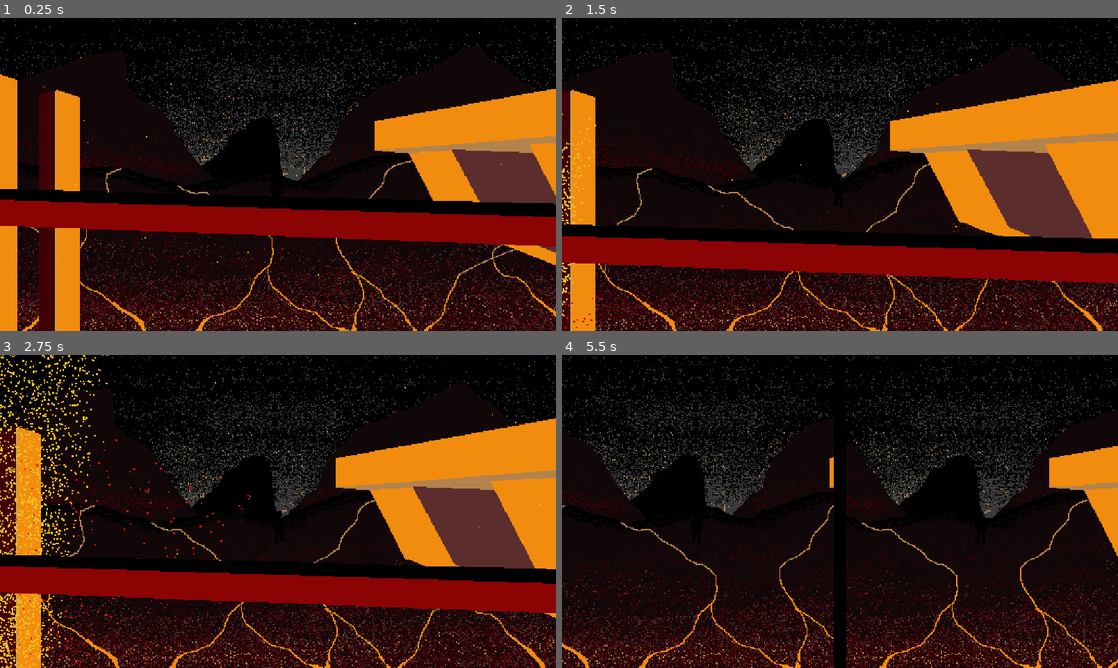
Above: before the commit, frames 1-4 (two rows, left to right).
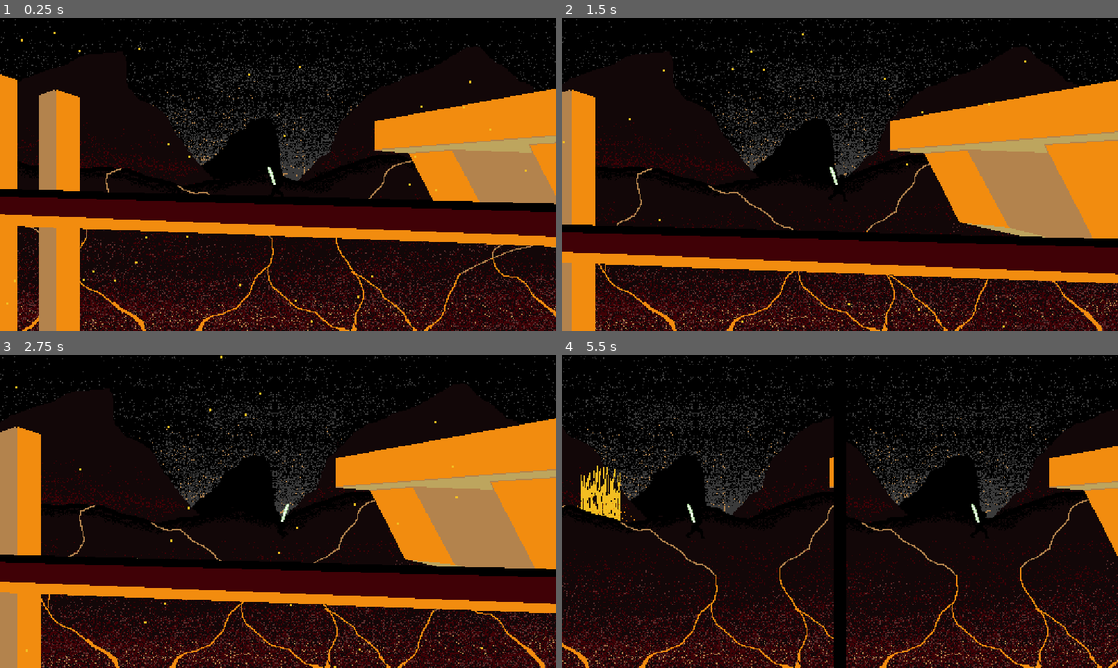
Above: after the commit, the same moments.

Repository: HaywardMorihara/EpicStarWarsFight
Game: Godot game, scene res://src/Main/Game.tscn
Two runs of this game, one before a commit and one after it. Both use one fixed random seed, a clock stepped at 60 frames per second and the inputs below.
Inputs:
- Up to frame 1 (0.25 s): no input
- Up to frame 2 (1.5 s): hold Right (move_right) from 0.53 s (still down); tap Z (shoot) at 0.6 s; tap Up (jump) at 0.77, 0.8, 1.07, 1.35 s
- Up to frame 3 (2.75 s): tap Up (jump) at 1.52, 1.82, 2.3 s; tap Z (shoot) at 1.55, 2.1 s; release Right (move_right) at 2.03 s; hold Left (move_left) from 2.03 s (still down)
- Up to frame 4 (5.5 s): release Left (move_left) at 2.78 s; hold Right (move_right) 2.78-4.28 s; tap Tab (splitscreen) at 2.85 s; tap Up (jump) at 3.02, 3.32, 3.77, 3.8, 4.07, 4.35, 4.52, 4.82, 5.3 s; tap Z (shoot) at 3.05, 3.6, 4.55, 5.1 s; hold Left (move_left) 4.28-5.03 s; hold Right (move_right) from 5.03 s (still down)

The runs differ from the first frame. In frame 1, 16% of the frame differs, in the area x 0-100%, y 1-100%; in frame 2, 17%; in frame 3, 19%, in the area x 0-100%, y 0-100%; in frame 4, 1.0%.
Error in both runs: Attempt to call function 'connect' in base 'null instance' on a null instance. (res://src/UserInterface/CoinsCounter.gd:20)

Commit message:
Alright...I think I'm done with the particles

Diff:
--- a/project.godot
+++ b/project.godot
@@ -114,6 +114,7 @@
 "events": [ Object(InputEventKey,"resource_local_to_scene":false,"resource_name":"","device":0,"alt":false,"shift":false,"control":false,"meta":false,"command":false,"pressed":false,"scancode":16777232,"physical_scancode":0,"unicode":0,"echo":false,"script":null)
 , Object(InputEventJoypadButton,"resource_local_to_scene":false,"resource_name":"","device":0,"button_index":0,"pressure":0.0,"pressed":false,"script":null)
 , Object(InputEventKey,"resource_local_to_scene":false,"resource_name":"","device":0,"alt":false,"shift":false,"control":false,"meta":false,"command":false,"pressed":false,"scancode":87,"physical_scancode":0,"unicode":0,"echo":false,"script":null)
+, Object(InputEventKey,"resource_local_to_scene":false,"resource_name":"","device":0,"alt":false,"shift":false,"control":false,"meta":false,"command":false,"pressed":false,"scancode":32,"physical_scancode":0,"unicode":0,"echo":false,"script":null)
  ]
 }
 move_left={
@@ -134,8 +135,7 @@
 }
 shoot={
 "deadzone": 0.5,
-"events": [ Object(InputEventKey,"resource_local_to_scene":false,"resource_name":"","device":0,"alt":false,"shift":false,"control":false,"meta":false,"command":false,"pressed":false,"scancode":32,"physical_scancode":0,"unicode":0,"echo":false,"script":null)
-, Object(InputEventJoypadButton,"resource_local_to_scene":false,"resource_name":"","device":0,"button_index":2,"pressure":0.0,"pressed":false,"script":null)
+"events": [ Object(InputEventJoypadButton,"resource_local_to_scene":false,"resource_name":"","device":0,"button_index":2,"pressure":0.0,"pressed":false,"script":null)
 , Object(InputEventKey,"resource_local_to_scene":false,"resource_name":"","device":0,"alt":false,"shift":false,"control":false,"meta":false,"command":false,"pressed":false,"scancode":90,"physical_scancode":0,"unicode":0,"echo":false,"script":null)
 , Object(InputEventMouseButton,"resource_local_to_scene":false,"resource_name":"","device":0,"alt":false,"shift":false, …(202 unchanged characters)…
 , Object(InputEventKey,"resource_local_to_scene":false,"resource_name":"","device":0,"alt":false,"shift":false,"control":false,"meta":false,"command":false,"pressed":false,"scancode":16777350,"physical_scancode":0,"unicode":0,"echo":false,"script":null)
@@ -176,7 +176,6 @@
 shoot_p1={
 "deadzone": 0.5,
 "events": [ Object(InputEventKey,"resource_local_to_scene":false,"resource_name":"","device":0,"alt":false,"shift":false,"control":false,"meta":false,"command":false,"pressed":false,"scancode":90,"physical_scancode":0,"unicode":0,"echo":false,"script":null)
-, Object(InputEventKey,"resource_local_to_scene":false,"resource_name":"","device":0,"alt":false,"shift":false,"control":false,"meta":false,"command":false,"pressed":false,"scancode":32,"physical_scancode":0,"unicode":0,"echo":false,"script":null)
 , Object(InputEventJoypadButton,"resource_local_to_scene":false,"resource_name":"","device":0,"button_index":2,"pressure":0.0,"pressed":false,"script":null)
  ]
 }
@@ -184,6 +183,7 @@
 "deadzone": 0.5,
 "events": [ Object(InputEventKey,"resource_local_to_scene":false,"resource_name":"","device":0,"alt":false,"shift":false,"control":false,"meta":false,"command":false,"pressed":false,"scancode":16777232,"physical_scancode":0,"unicode":0,"echo":false,"script":null)
 , Object(InputEventJoypadButton,"resource_local_to_scene":false,"resource_name":"","device":1,"button_index":0,"pressure":0.0,"pressed":false,"script":null)
+, Object(InputEventKey,"resource_local_to_scene":false,"resource_name":"","device":0,"alt":false,"shift":false,"control":false,"meta":false,"command":false,"pressed":false,"scancode":32,"physical_scancode":0,"unicode":0,"echo":false,"script":null)
  ]
 }
 move_left_p2={
--- a/src/Actors/Player.gd
+++ b/src/Actors/Player.gd
@@ -53,7 +53,7 @@
 func _physics_process(_delta):
 	# Play jump sound
 	if Input.is_action_just_pressed("jump" + action_suffix) and is_on_floor():
-		sound_jump.play()
+		$SwingSoundManager.play()
 
 	var direction = get_direction()
 
--- a/src/Actors/Player.tscn
+++ b/src/Actors/Player.tscn
@@ -1,14 +1,31 @@
-[gd_scene load_steps=21 format=2]
+[gd_scene load_steps=24 format=2]
 
 [ext_resource path="res://src/Actors/Player.gd" type="Script" id=1]
 [ext_resource path="res://assets/art/player/jedi.png" type="Texture" id=2]
 [ext_resource path="res://assets/audio/sfx/jump.wav" type="AudioStream" id=3]
-[ext_resource path="res://assets/audio/sfx/shoot.wav" type="AudioStream" id=4]
+[ext_resource path="res://assets/audio/sfx/Swing01.wav" type="AudioStream" id=4]
 [ext_resource path="res://assets/art/ui/touch_button_left.png" type="Texture" id=5]
 [ext_resource path="res://assets/art/ui/touch_button_right.png" type="Texture" id=6]
 [ext_resource path="res://assets/art/ui/touch_button_jump.png" type="Texture" id=7]
 [ext_resource path="res://assets/art/ui/touch_button_fire.png" type="Texture" id=8]
 [ext_resource path="res://src/Actors/Gun.gd" type="Script" id=9]
+[ext_resource path="res://assets/audio/sfx/Swing02.wav" type="AudioStream" id=10]
+[ext_resource path="res://src/Actors/SwingSoundManager.gd" type="Script" id=11]
+
+[sub_resource type="Animation" id=12]
+length = 0.001
+tracks/0/type = "value"
+tracks/0/path = NodePath("Sprite:frame")
+tracks/0/interp = 1
+tracks/0/loop_wrap = true
+tracks/0/imported = false
+tracks/0/enabled = true
+tracks/0/keys = {
+"times": PoolRealArray( 0 ),
+"transitions": PoolRealArray( 1 ),
+"update": 0,
+"values": [ 2 ]
+}
 
 [sub_resource type="Animation" id=1]
 resource_name = "crouch"
@@ -65,20 +82,20 @@
 }
 
 [sub_resource type="Animation" id=4]
-length = 7.0
-loop = true
-step = 0.25
-tracks/0/type = "value"
-tracks/0/path = NodePath("Sprite:frame")
-tracks/0/interp = 1
-tracks/0/loop_wrap = true
-tracks/0/imported = false
-tracks/0/enabled = true
-tracks/0/keys = {
-"times": PoolRealArray( 0, 1.25, 1.5, 2, 4.5, 4.75, 5, 5.25 ),
-"transitions": PoolRealArray( 1, 1, 1, 1, 1, 1, 1, 1 ),
-"update": 1,
-"values": [ 16, 17, 18, 16, 19, 20, 19, 16 ]
+length = 2.0
+loop = true
+step = 0.25
+tracks/0/type = "value"
+tracks/0/path = NodePath("Sprite:frame")
+tracks/0/interp = 1
+tracks/0/loop_wrap = true
+tracks/0/imported = false
+tracks/0/enabled = true
+tracks/0/keys = {
+"times": PoolRealArray( 0, 1, 4.5, 4.75, 5, 5.25 ),
+"transitions": PoolRealArray( 1, 1, 1, 1, 1, 1 ),
+"update": 1,
+"values": [ 0, 1, 19, 20, 19, 16 ]
 }
 
 [sub_resource type="Animation" id=5]
@@ -133,20 +150,20 @@
 }
 
 [sub_resource type="Animation" id=8]
-length = 1.25
-loop = true
-step = 0.25
-tracks/0/type = "value"
-tracks/0/path = NodePath("Sprite:frame")
-tracks/0/interp = 1
-tracks/0/loop_wrap = true
-tracks/0/imported = false
-tracks/0/enabled = true
-tracks/0/keys = {
-"times": PoolRealArray( 0, 0.25, 0.5, 0.75, 1, 1.25 ),
-"transitions": PoolRealArray( 1, 1, 1, 1, 1, 1 ),
-"update": 1,
-"values": [ 0, 1, 2, 3, 4, 0 ]
+length = 1.75
+loop = true
+step = 0.25
+tracks/0/type = "value"
+tracks/0/path = NodePath("Sprite:frame")
+tracks/0/interp = 1
+tracks/0/loop_wrap = true
+tracks/0/imported = false
+tracks/0/enabled = true
+tracks/0/keys = {
+"times": PoolRealArray( 0, 0.25, 0.5, 0.75, 1, 1.25, 1.5 ),
+"transitions": PoolRealArray( 1, 1, 1, 1, 1, 1, 1 ),
+"update": 1,
+"values": [ 2, 3, 4, 5, 6, 7, 8 ]
 }
 
 [sub_resource type="Animation" id=9]
@@ -189,6 +206,15 @@
 [node name="Player" type="KinematicBody2D"]
 collision_mask = 30
 script = ExtResource( 1 )
+
+[node name="SwingSoundManager" type="Node2D" parent="."]
+script = ExtResource( 11 )
+
+[node name="Swing01" type="AudioStreamPlayer2D" parent="SwingSoundManager"]
+stream = ExtResource( 4 )
+
+[node name="Swing02" type="AudioStreamPlayer2D" parent="SwingSoundManager"]
+stream = ExtResource( 10 )
 
 [node name="ShootAnimation" type="Timer" parent="."]
 process_mode = 0
@@ -203,6 +229,8 @@
 [node name="Sprite" type="Sprite" parent="."]
 position = Vector2( 0, -14 )
 texture = ExtResource( 2 )
+hframes = 9
+frame = 2
 
 [node name="Gun" type="Position2D" parent="Sprite"]
 position = Vector2( 14, 1 )
@@ -219,6 +247,7 @@
 
 [node name="AnimationPlayer" type="AnimationPlayer" parent="."]
 playback_speed = 2.6
+anims/RESET = SubResource( 12 )
 anims/crouch = SubResource( 1 )
 anims/falling = SubResource( 2 )
 anims/falling_weapon = SubResource( 3 )
--- /dev/null
+++ b/src/Actors/SwingSoundManager.gd
@@ -0,0 +1,11 @@
+extends Node2D
+
+var last_played := 1
+
+func play():
+	if last_played == 2:
+		$Swing01.play()
+		last_played = 1
+	elif last_played == 1:
+		$Swing02.play()
+		last_played = 2
--- a/src/Level/LavaPlume.gd
+++ b/src/Level/LavaPlume.gd
@@ -2,5 +2,6 @@
 
 
 func restart():
-	$LavaPlumeHigh.restart()
-	$LavaPlumeLow.restart()
+	$LavaPlumeYellow.restart()
+	$LavaPlumeOrange.restart()
+	$LavaPlumeRed.restart()
--- a/src/Level/LavaPlume.tscn
+++ b/src/Level/LavaPlume.tscn
@@ -1,25 +1,39 @@
-[gd_scene load_steps=6 format=2]
+[gd_scene load_steps=8 format=2]
 
 [ext_resource path="res://assets/art/red_particle.png" type="Texture" id=1]
 [ext_resource path="res://assets/art/yellow_particle.png" type="Texture" id=2]
 [ext_resource path="res://src/Level/LavaPlume.gd" type="Script" id=3]
+[ext_resource path="res://assets/art/orange_particle.png" type="Texture" id=4]
 
 [sub_resource type="ParticlesMaterial" id=2]
 lifetime_randomness = 0.5
 emission_shape = 2
-emission_box_extents = Vector3( 10, 1, 1 )
+emission_box_extents = Vector3( 50, 1, 1 )
 flag_disable_z = true
 direction = Vector3( 0, 1, 0 )
-spread = 10.0
+spread = 1.0
 gravity = Vector3( 0, 98, 0 )
 initial_velocity = -400.0
 initial_velocity_random = 0.9
 orbit_velocity = 0.0
 orbit_velocity_random = 0.0
 
+[sub_resource type="ParticlesMaterial" id=4]
+lifetime_randomness = 0.5
+emission_shape = 2
+emission_box_extents = Vector3( 50, 1, 1 )
+flag_disable_z = true
+direction = Vector3( 0, 1, 0 )
+spread = 20.0
+gravity = Vector3( 0, 98, 0 )
+initial_velocity = -300.0
+initial_velocity_random = 0.9
+orbit_velocity = 0.0
+orbit_velocity_random = 0.0
+
 [sub_resource type="ParticlesMaterial" id=3]
 emission_shape = 2
-emission_box_extents = Vector3( 0, 1, 1 )
+emission_box_extents = Vector3( 20, 1, 1 )
 flag_disable_z = true
 direction = Vector3( 0, -1, 0 )
 spread = 30.0
@@ -33,23 +47,37 @@
 position = Vector2( 256, 350 )
 script = ExtResource( 3 )
 
-[node name="LavaPlumeHigh" type="Particles2D" parent="."]
+[node name="LavaPlumeYellow" type="Particles2D" parent="."]
 z_index = -1
 emitting = false
 amount = 10000
-lifetime = 5.0
+lifetime = 7.0
 one_shot = true
-explosiveness = 0.9
+explosiveness = 0.6
+visibility_rect = Rect2( -100, -300, 200, 200 )
 process_material = SubResource( 2 )
 texture = ExtResource( 2 )
 normal_map = ExtResource( 2 )
 
-[node name="LavaPlumeLow" type="Particles2D" parent="."]
+[node name="LavaPlumeOrange" type="Particles2D" parent="."]
+z_index = -1
+emitting = false
+amount = 10000
+lifetime = 7.0
+one_shot = true
+explosiveness = 0.75
+visibility_rect = Rect2( -100, -300, 200, 200 )
+process_material = SubResource( 4 )
+texture = ExtResource( 4 )
+normal_map = ExtResource( 2 )
+
+[node name="LavaPlumeRed" type="Particles2D" parent="."]
 z_index = -2
 emitting = false
 amount = 1000
 lifetime = 5.0
 one_shot = true
 explosiveness = 0.9
+visibility_rect = Rect2( -100, -300, 200, 200 )
 process_material = SubResource( 3 )
 texture = ExtResource( 1 )
--- a/src/Level/Level.tscn
+++ b/src/Level/Level.tscn
@@ -2,7 +2,7 @@
 
 [ext_resource path="res://assets/art/platforms/platform.png" type="Texture" id=1]
 [ext_resource path="res://assets/audio/music/duel_of_the_fates.ogg" type="AudioStream" id=2]
-[ext_resource path="res://assets/art/yellow_particle.png" type="Texture" id=3]
+[ext_resource path="res://assets/art/yellow_particle_small.png" type="Texture" id=3]
 [ext_resource path="res://src/Level/LavaPlume.tscn" type="PackedScene" id=4]
 [ext_resource path="res://src/Level/Level.gd" type="Script" id=5]
 [ext_resource path="res://src/Level/LavaPlumeManager.gd" type="Script" id=6]
@@ -11,7 +11,7 @@
 
 [sub_resource type="ParticlesMaterial" id=1]
 emission_shape = 2
-emission_box_extents = Vector3( 512, 1, 1 )
+emission_box_extents = Vector3( 1024, 1, 1 )
 flag_disable_z = true
 gravity = Vector3( 98, -98, 0 )
 orbit_velocity = 0.0
@@ -34,9 +34,10 @@
 [node name="Particles2D" type="Particles2D" parent="."]
 position = Vector2( 0, 320 )
 z_index = -1
-amount = 100
+amount = 200
 lifetime = 3.0
 preprocess = 3.0
+visibility_rect = Rect2( 0, -200, 200, 200 )
 process_material = SubResource( 1 )
 texture = ExtResource( 3 )
 
@@ -66,8 +67,10 @@
 script = ExtResource( 6 )
 
 [node name="LavaPlume1" parent="LavaPlumeManager" instance=ExtResource( 4 )]
+z_index = 2
 
 [node name="LavaPlume2" parent="LavaPlumeManager" instance=ExtResource( 4 )]
+z_index = 2
 
 [node name="LavaPlume3" parent="LavaPlumeManager" instance=ExtResource( 4 )]
 
@@ -75,7 +78,18 @@
 
 [node name="LavaPlume5" parent="LavaPlumeManager" instance=ExtResource( 4 )]
 
+[node name="LavaPlume6" parent="LavaPlumeManager" instance=ExtResource( 4 )]
+
+[node name="LavaPlume7" parent="LavaPlumeManager" instance=ExtResource( 4 )]
+
+[node name="LavaPlume8" parent="LavaPlumeManager" instance=ExtResource( 4 )]
+
+[node name="LavaPlume9" parent="LavaPlumeManager" instance=ExtResource( 4 )]
+
+[node name="LavaPlume10" parent="LavaPlumeManager" instance=ExtResource( 4 )]
+
 [node name="Timer" type="Timer" parent="LavaPlumeManager"]
+wait_time = 2.0
 autostart = true
 
 [connection signal="timeout" from="LavaPlumeManager/Timer" to="LavaPlumeManager" method="_on_Timer_timeout"]
--- /dev/null
+++ b/src/Level/ParallaxBackground.gd
@@ -0,0 +1,17 @@
+extends ParallaxBackground
+
+
+# Declare member variables here. Examples:
+# var a = 2
+# var b = "text"
+
+
+# Called when the node enters the scene tree for the first time.
+func _ready():
+	$LavaPlumeManager.limit_left = -2048
+	$LavaPlumeManager.limit_right = 1024
+
+
+# Called every frame. 'delta' is the elapsed time since the previous frame.
+#func _process(delta):
+#	pass
--- a/src/Level/ParallaxBackground.tscn
+++ b/src/Level/ParallaxBackground.tscn
@@ -1,21 +1,27 @@
-[gd_scene load_steps=8 format=2]
+[gd_scene load_steps=11 format=2]
 
 [ext_resource path="res://assets/art/background/mountains_front.png" type="Texture" id=1]
 [ext_resource path="res://assets/art/background/ridge.png" type="Texture" id=2]
 [ext_resource path="res://assets/art/background/mountains_back.png" type="Texture" id=3]
 [ext_resource path="res://assets/art/background/structures.png" type="Texture" id=4]
+[ext_resource path="res://src/Level/LavaPlume.tscn" type="PackedScene" id=5]
+[ext_resource path="res://src/Level/LavaPlumeManager.gd" type="Script" id=6]
 [ext_resource path="res://assets/art/background/gray_sky.png" type="Texture" id=7]
 [ext_resource path="res://assets/art/background/orange_sky.png" type="Texture" id=8]
 [ext_resource path="res://assets/art/background/black_sky.png" type="Texture" id=9]
+[ext_resource path="res://src/Level/ParallaxBackground.gd" type="Script" id=10]
 
 [node name="ParallaxBackground" type="ParallaxBackground"]
 scroll_base_scale = Vector2( 0.4, 0 )
+script = ExtResource( 10 )
 
 [node name="OrangeSky" type="Sprite" parent="."]
 position = Vector2( 256, 144 )
+z_index = -1
 texture = ExtResource( 8 )
 
 [node name="GraySky" type="ParallaxLayer" parent="."]
+z_index = -1
 motion_scale = Vector2( 0.01, 1 )
 
 [node name="Sprite" type="Sprite" parent="GraySky"]
@@ -23,6 +29,7 @@
 texture = ExtResource( 7 )
 
 [node name="BlackSky" type="ParallaxLayer" parent="."]
+z_index = -1
 motion_scale = Vector2( 0.01, 1 )
 
 [node name="Sprite" type="Sprite" parent="BlackSky"]
@@ -43,7 +50,39 @@
 position = Vector2( 0, 144 )
 texture = ExtResource( 1 )
 
+[node name="LavaPlumeManager" type="Node2D" parent="." groups=["lava_plume_managers"]]
+position = Vector2( 0, 100 )
+scale = Vector2( 0.25, 0.25 )
+script = ExtResource( 6 )
+
+[node name="LavaPlume1" parent="LavaPlumeManager" instance=ExtResource( 5 )]
+z_index = 2
+
+[node name="LavaPlume2" parent="LavaPlumeManager" instance=ExtResource( 5 )]
+z_index = 2
+
+[node name="LavaPlume3" parent="LavaPlumeManager" instance=ExtResource( 5 )]
+
+[node name="LavaPlume4" parent="LavaPlumeManager" instance=ExtResource( 5 )]
+
+[node name="LavaPlume5" parent="LavaPlumeManager" instance=ExtResource( 5 )]
+
+[node name="LavaPlume6" parent="LavaPlumeManager" instance=ExtResource( 5 )]
+
+[node name="LavaPlume7" parent="LavaPlumeManager" instance=ExtResource( 5 )]
+
+[node name="LavaPlume8" parent="LavaPlumeManager" instance=ExtResource( 5 )]
+
+[node name="LavaPlume9" parent="LavaPlumeManager" instance=ExtResource( 5 )]
+
+[node name="LavaPlume10" parent="LavaPlumeManager" instance=ExtResource( 5 )]
+
+[node name="Timer" type="Timer" parent="LavaPlumeManager"]
+wait_time = 2.0
+autostart = true
+
 [node name="Ridge" type="ParallaxLayer" parent="."]
+z_index = 1
 motion_scale = Vector2( 0.5, 1 )
 
 [node name="Sprite" type="Sprite" parent="Ridge"]
@@ -51,8 +90,11 @@
 texture = ExtResource( 2 )
 
 [node name="Structures" type="ParallaxLayer" parent="."]
+z_index = 1
 motion_scale = Vector2( 0.75, 1 )
 
 [node name="Sprite" type="Sprite" parent="Structures"]
 position = Vector2( 0, 144 )
 texture = ExtResource( 4 )
+
+[connection signal="timeout" from="LavaPlumeManager/Timer" to="LavaPlumeManager" method="_on_Timer_timeout"]
Binary file changed: assets/art/background/structures.aseprite
Binary file changed: assets/art/background/structures.png
Binary file added: assets/art/orange_particle.aseprite
Binary file added: assets/art/orange_particle.png
Not shown, added: assets/art/orange_particle.png.import
Binary file changed: assets/art/platforms/platform.aseprite
Binary file changed: assets/art/platforms/platform.png
Binary file changed: assets/art/player/jedi.aseprite
Binary file changed: assets/art/player/jedi.png
Binary file changed: assets/art/yellow_particle.aseprite
Binary file changed: assets/art/yellow_particle.png
Binary file added: assets/art/yellow_particle_small.aseprite
(and 6 more such lines)
